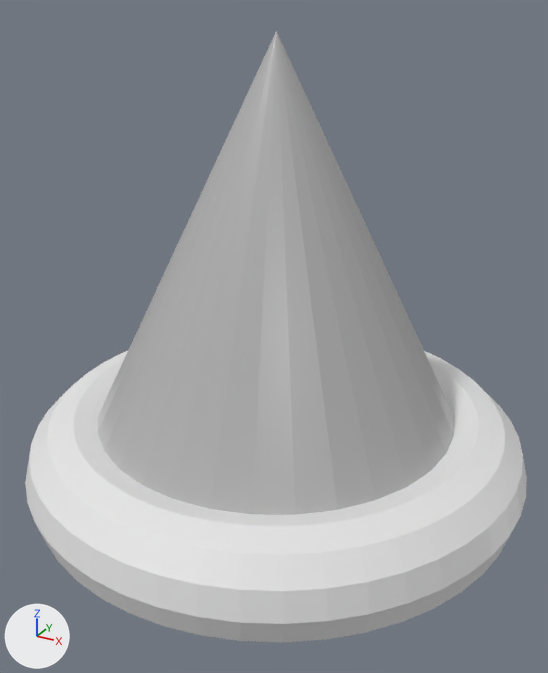
One commit to the FBX model Assets/3D Models/SpikeRed.fbx: the scene before it, then after it.
One viewpoint serves both versions: a 50 mm camera at (0.163, -0.299, 0.211) aimed at (0.004, -0.009, 0.066). The axes (+X, +Y, +Z) are drawn at lower left. The lights are the same throughout. Where no turn or scale is listed for an object, it has been applied to the vertices.

In view in the first picture: 'Ring', 'Spike'.
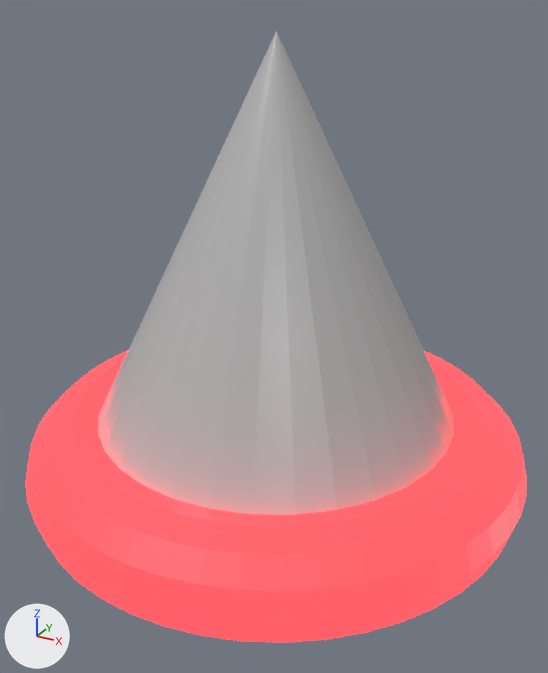
Patch to the scene script:
```diff
--- a/Assets/3D Models/SpikeRed.fbx.py
+++ b/Assets/3D Models/SpikeRed.fbx.py
@@ mat_neon @@
 mat_neon = principled_material('Neon')
-mat_neon.base_color = (0.8, 0.8, 0.8)  # white #e7e7e7
+mat_neon.base_color = (0.0, 0.0, 0.0)  # black #000000
+mat_neon.emission_strength = 3.0
+mat_neon.emission_color = (1.0, 0.0356, 0.0437)  # red #ff353b
```

Boxes (x1, y1, x2, y2) around the edits, measured in the pictures (548 x 673 px):
'Ring', recoloured, surface changed (white to red)
    both: (25, 351, 527, 642)
